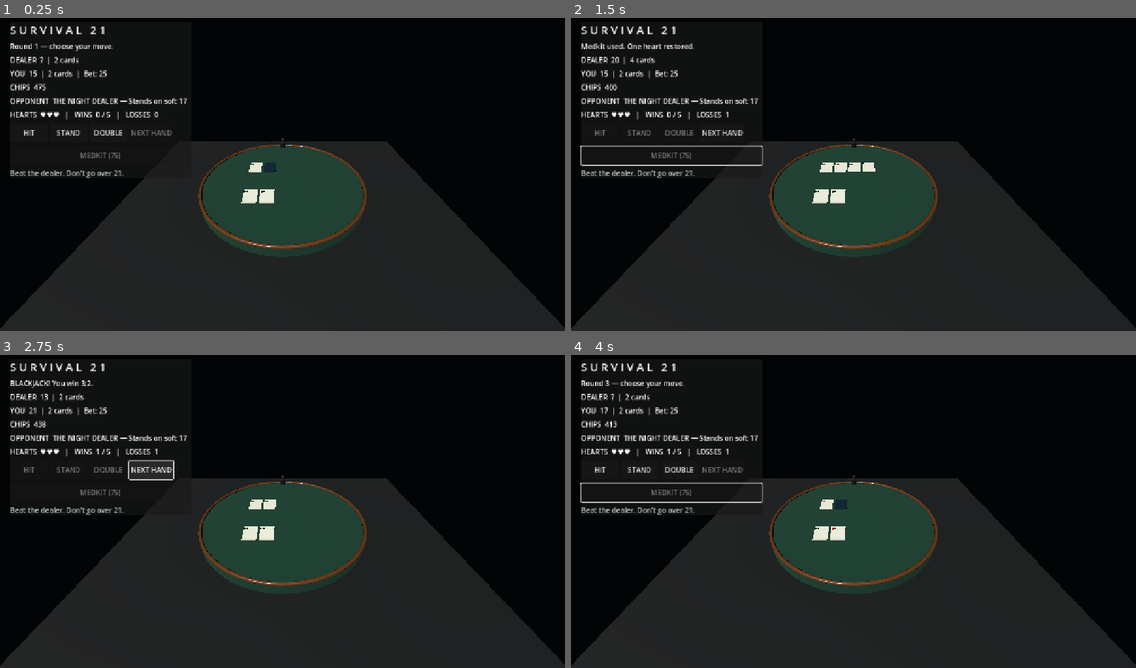
Above: before the commit, frames 1-4 (two rows, left to right).
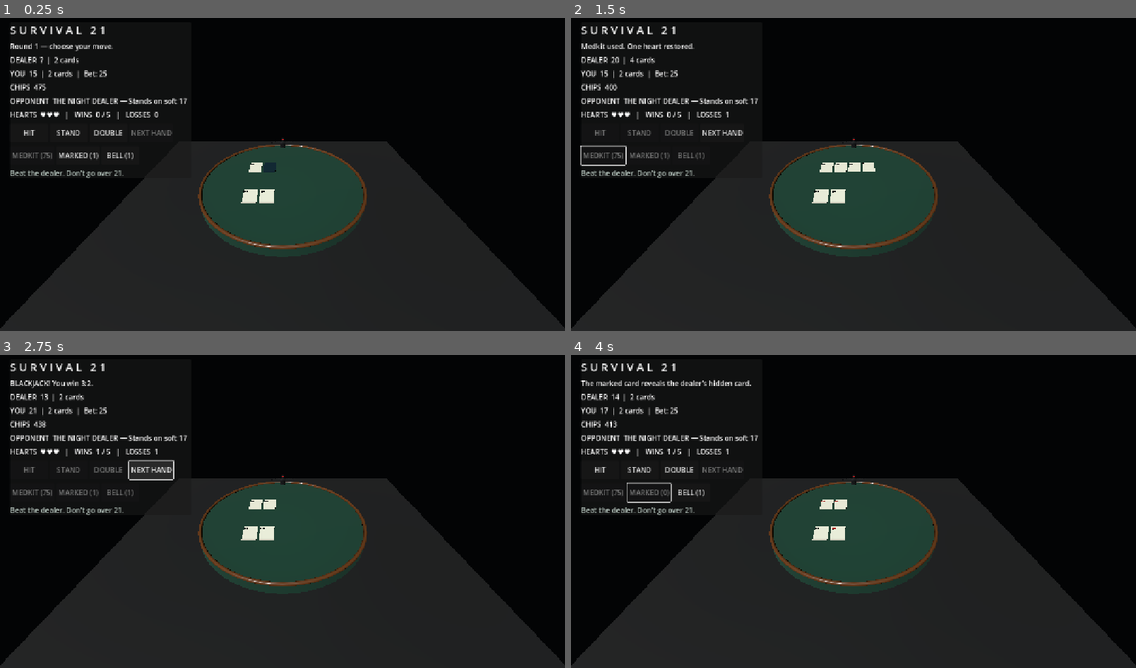
Above: after the commit, the same moments.

Repository: kage049754/Cgame
Game: Godot game, scene res://scenes/main.tscn
Two runs of this game, one before a commit and one after it. Both use one fixed random seed, a clock stepped at 60 frames per second and the inputs below.
Inputs (mouse positions are in pixels of both pictures, inside the frame that each line leads up to):
- Up to frame 1 (0.25 s): no input
- Up to frame 2 (1.5 s): click "STAND" at 0.5 s; click "MEDKIT (75)" at 1.25 s
- Up to frame 3 (2.75 s): click "NEXT HAND" at 2 s
- Up to frame 4 (4 s): click "NEXT HAND" at 2.75 s; click (650, 492) at 3.5 s, where only the run after the commit has a clickable "MARKED (1)"

The runs differ from the first frame. In frame 1, 0.2% of the frame differs, in the area x 2-24%, y 43-46%; in frame 2, 0.5%; in frame 3, 0.2%; in frame 4, 1.1%, in the area x 1-49%, y 7-50%.

Commit message:
Add tactical survival items and automated item tests

Diff:
--- a/scripts/main.gd
+++ b/scripts/main.gd
@@ -3,6 +3,7 @@
 const Rules = preload("res://scripts/blackjack_rules.gd")
 const Opponents = preload("res://scripts/opponent_profiles.gd")
 const DealerCharacterScene = preload("res://scenes/dealer_character.tscn")
+const SurvivalItemsState = preload("res://scripts/survival_items.gd")
 const STARTING_CHIPS := 500
 const BASE_BET := 25
 
@@ -20,7 +21,12 @@
 var survival_label: Label
 var opponent_label: Label
 var medkit_button: Button
+var marked_button: Button
+var bell_button: Button
 var survival := SurvivalRun.new()
+var items := SurvivalItemsState.new()
+var dealer_revealed := false
+var house_bell_active := false
 var hit_button: Button
 var stand_button: Button
 var deal_button: Button
@@ -131,8 +137,14 @@
 	actions.add_child(double_button)
 	deal_button = _make_button("NEXT HAND", _on_next_hand)
 	actions.add_child(deal_button)
+	var item_actions := HBoxContainer.new()
+	column.add_child(item_actions)
 	medkit_button = _make_button("MEDKIT (75)", _on_medkit)
-	column.add_child(medkit_button)
+	item_actions.add_child(medkit_button)
+	marked_button = _make_button("MARKED (1)", _on_marked_card)
+	item_actions.add_child(marked_button)
+	bell_button = _make_button("BELL (1)", _on_house_bell)
+	item_actions.add_child(bell_button)
 
 	var hint := Label.new()
 	hint.text = "Beat the dealer. Don't go over 21."
@@ -168,6 +180,8 @@
 		_update_ui()
 		return
 	round_number += 1
+	dealer_revealed = false
+	house_bell_active = false
 	current_bet = mini(BASE_BET, chips)
 	chips -= current_bet
 	player_hand.clear()
@@ -198,7 +212,7 @@
 func _on_stand() -> void:
 	if not round_active:
 		return
-	while Opponents.should_dealer_hit(dealer_hand, survival.wins):
+	while not house_bell_active and Opponents.should_dealer_hit(dealer_hand, survival.wins):
 		_draw_card(dealer_hand)
 	_finish_round()
 	_update_ui()
@@ -225,6 +239,19 @@
 	if survival.use_medkit(chips):
 		chips -= 75
 		status_label.text = "Medkit used. One heart restored."
+		_update_ui()
+
+func _on_marked_card() -> void:
+	if items.use_marked_card(round_active):
+		dealer_revealed = true
+		status_label.text = "The marked card reveals the dealer's hidden card."
+		_update_ui()
+		_render_cards()
+
+func _on_house_bell() -> void:
+	if items.use_house_bell(round_active):
+		house_bell_active = true
+		status_label.text = "The House Bell is armed. The dealer will stand this hand."
 		_update_ui()
 
 func _finish_round() -> void:
@@ -254,7 +281,7 @@
 	for child in cards_root.get_children():
 		child.queue_free()
 	_add_hand_visuals(player_hand, Vector3(-1.65, 0.34, 1.45), false)
-	_add_hand_visuals(dealer_hand, Vector3(-1.65, 0.34, -1.25), round_active)
+	_add_hand_visuals(dealer_hand, Vector3(-1.65, 0.34, -1.25), round_active and not dealer_revealed)
 
 func _add_hand_visuals(hand: Array[Dictionary], origin: Vector3, hide_second: bool) -> void:
 	for index in range(hand.size()):
@@ -278,7 +305,7 @@
 			card_node.add_child(face)
 
 func _update_ui() -> void:
-	var dealer_value := "?" if round_active else str(Rules.hand_value(dealer_hand))
+	var dealer_value := "?" if round_active and not dealer_revealed else str(Rules.hand_value(dealer_hand))
 	dealer_label.text = "DEALER  %s  |  %d cards" % [dealer_value, dealer_hand.size()]
 	player_label.text = "YOU  %d  |  %d cards  |  Bet: %d" % [Rules.hand_value(player_hand), player_hand.size(), current_bet]
 	chips_label.text = "CHIPS  %d" % chips
@@ -290,3 +317,7 @@
 	double_button.disabled = not round_active or player_hand.size() != 2 or chips < current_bet
 	deal_button.disabled = round_active or chips <= 0 or survival.finished
 	medkit_button.disabled = survival.finished or survival.medkit_used or survival.health >= SurvivalRun.MAX_HEALTH or chips < 75
+	marked_button.text = "MARKED (%d)" % items.marked_cards
+	bell_button.text = "BELL ACTIVE" if house_bell_active else "BELL (%d)" % items.house_bells
+	marked_button.disabled = not round_active or items.marked_cards <= 0 or dealer_revealed
+	bell_button.disabled = not round_active or items.house_bells <= 0 or house_bell_active
--- /dev/null
+++ b/scripts/survival_items.gd
@@ -0,0 +1,24 @@
+class_name SurvivalItems
+extends RefCounted
+
+const STARTING_MARKED_CARDS := 1
+const STARTING_HOUSE_BELLS := 1
+
+var marked_cards: int = STARTING_MARKED_CARDS
+var house_bells: int = STARTING_HOUSE_BELLS
+
+func use_marked_card(round_active: bool) -> bool:
+	if not round_active or marked_cards <= 0:
+		return false
+	marked_cards -= 1
+	return true
+
+func use_house_bell(round_active: bool) -> bool:
+	if not round_active or house_bells <= 0:
+		return false
+	house_bells -= 1
+	return true
+
+func reset() -> void:
+	marked_cards = STARTING_MARKED_CARDS
+	house_bells = STARTING_HOUSE_BELLS
--- a/tests/run_tests.gd
+++ b/tests/run_tests.gd
@@ -3,6 +3,7 @@
 const Rules = preload("res://scripts/blackjack_rules.gd")
 const SurvivalRunState = preload("res://scripts/survival_run.gd")
 const Opponents = preload("res://scripts/opponent_profiles.gd")
+const SurvivalItemsState = preload("res://scripts/survival_items.gd")
 
 func _initialize() -> void:
 	_test_values()
@@ -11,6 +12,7 @@
 	_test_natural_blackjack_priority()
 	_test_soft_hands_and_opponent_profiles()
 	_test_survival_progression()
+	_test_survival_items()
 	print("All Survival 21 tests passed.")
 	quit()
 
@@ -57,6 +59,17 @@
 	_expect(Rules.outcome([{"rank": 10}, {"rank": 9}, {"rank": 5}], [{"rank": 10}, {"rank": 7}]) == "lose", "Player bust should lose")
 	_expect(Rules.outcome([{"rank": 10}, {"rank": 8}], [{"rank": 10}, {"rank": 9}, {"rank": 5}]) == "win", "Dealer bust should lose")
 
+func _test_survival_items() -> void:
+	var items := SurvivalItemsState.new()
+	_expect(items.marked_cards == 1 and items.house_bells == 1, "Run should start with one of each tactical item")
+	_expect(not items.use_marked_card(false), "Marked card cannot be used outside an active hand")
+	_expect(items.use_marked_card(true), "Marked card should reveal one dealer card during an active hand")
+	_expect(items.marked_cards == 0 and not items.use_marked_card(true), "Marked card should be single-use")
+	_expect(items.use_house_bell(true), "House Bell should arm during an active hand")
+	_expect(items.house_bells == 0 and not items.use_house_bell(true), "House Bell should be single-use")
+	items.reset()
+	_expect(items.marked_cards == 1 and items.house_bells == 1, "Restart should restore tactical items")
+
 func _test_survival_progression() -> void:
 	var run := SurvivalRunState.new()
 	_expect(run.health == 3 and run.wins == 0, "Run should start with three health and zero wins")
Not shown, added: GAMEPLAY.md
